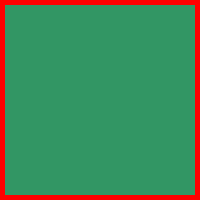
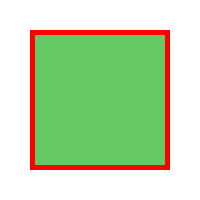
Layers edited between the first and the second (200, 200) image:
renamed "StrokeInside" to "Stroke Inside", painted on it over (0, 0, 200, 200)
